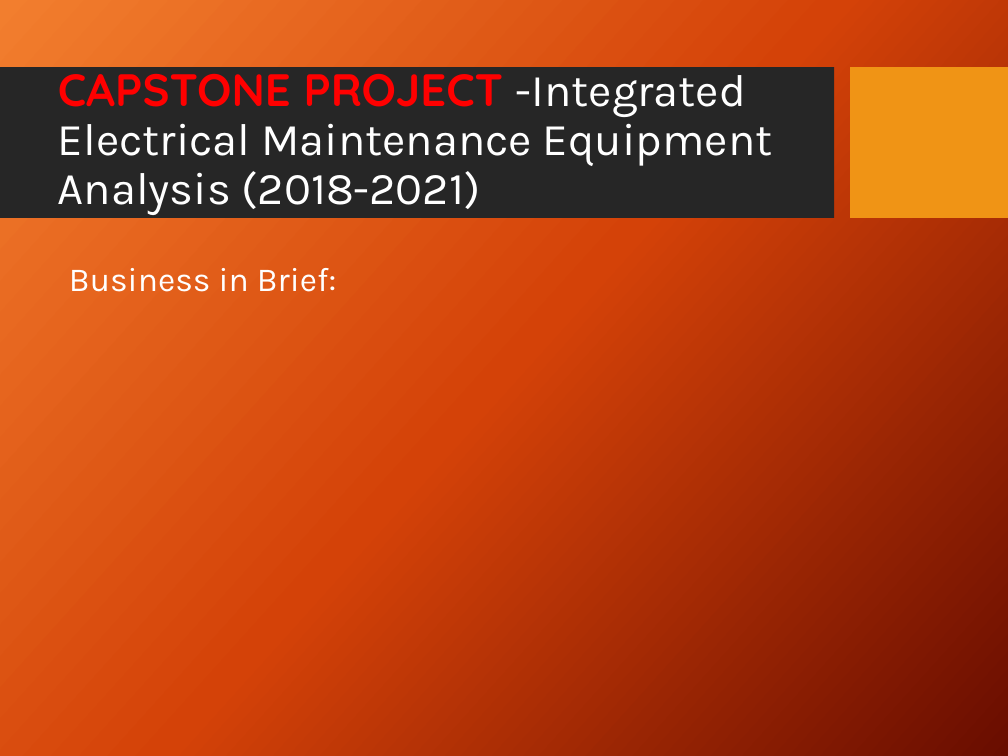
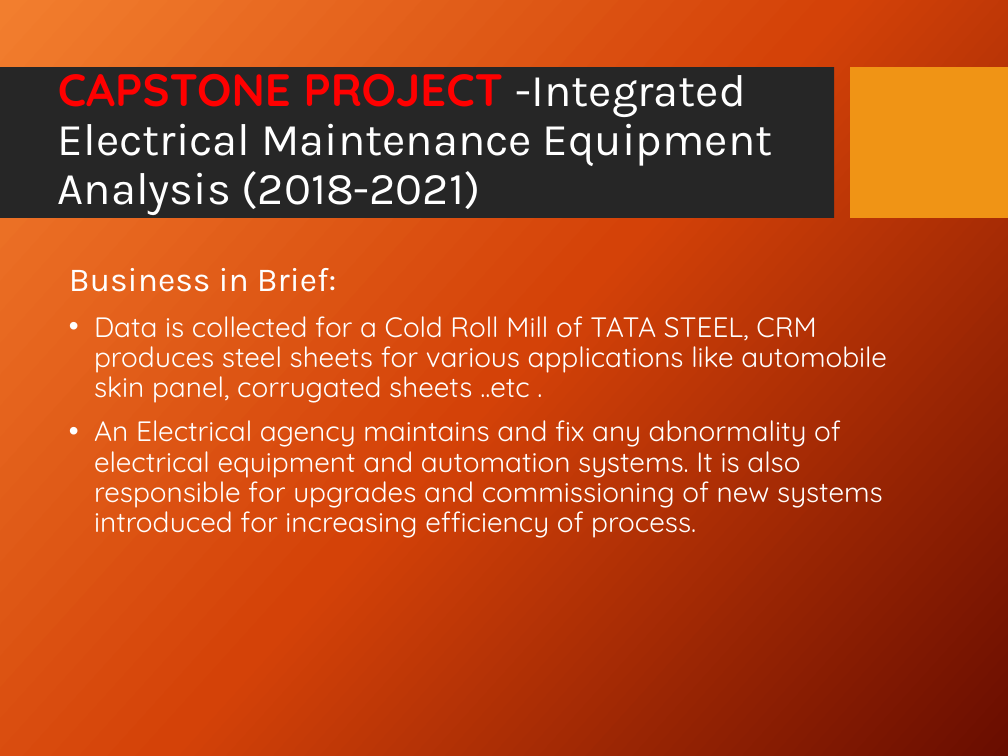
Before and after one commit to hem436/506761, a slide deck: slide 1 of MY CAPSTONE PROJECT-.pptx. Drawn at 1008x756 pixels with LibreOffice and Linux fonts; fonts in the diff are those of the drawing; background and template pictures are left out. Boxes give left, top, right and bottom in pixels: in the first picture for what was removed or moved away, otherwise in the second. Text is boxed around its words. In the diff, an @@ line names an element or a change of style, - is before the commit and + after.

```diff
--- a/MY CAPSTONE PROJECT-.pptx
+++ b/MY CAPSTONE PROJECT-.pptx
@@ text at box(94, 316, 887, 538): paragraphs added @@
+• Data is collected for a Cold Roll Mill of TATA STEEL, CRM produces steel sheets for various applications like automobile skin panel, corrugated sheets ..etc .
+• An Electrical agency maintains and fix any abnormality of electrical equipment and automation systems. It is also responsible for upgrades and commissioning of new systems introduced for increasing efficiency of process.
```
Also in this commit, not shown: 3 other slides changed, 1 other file.
